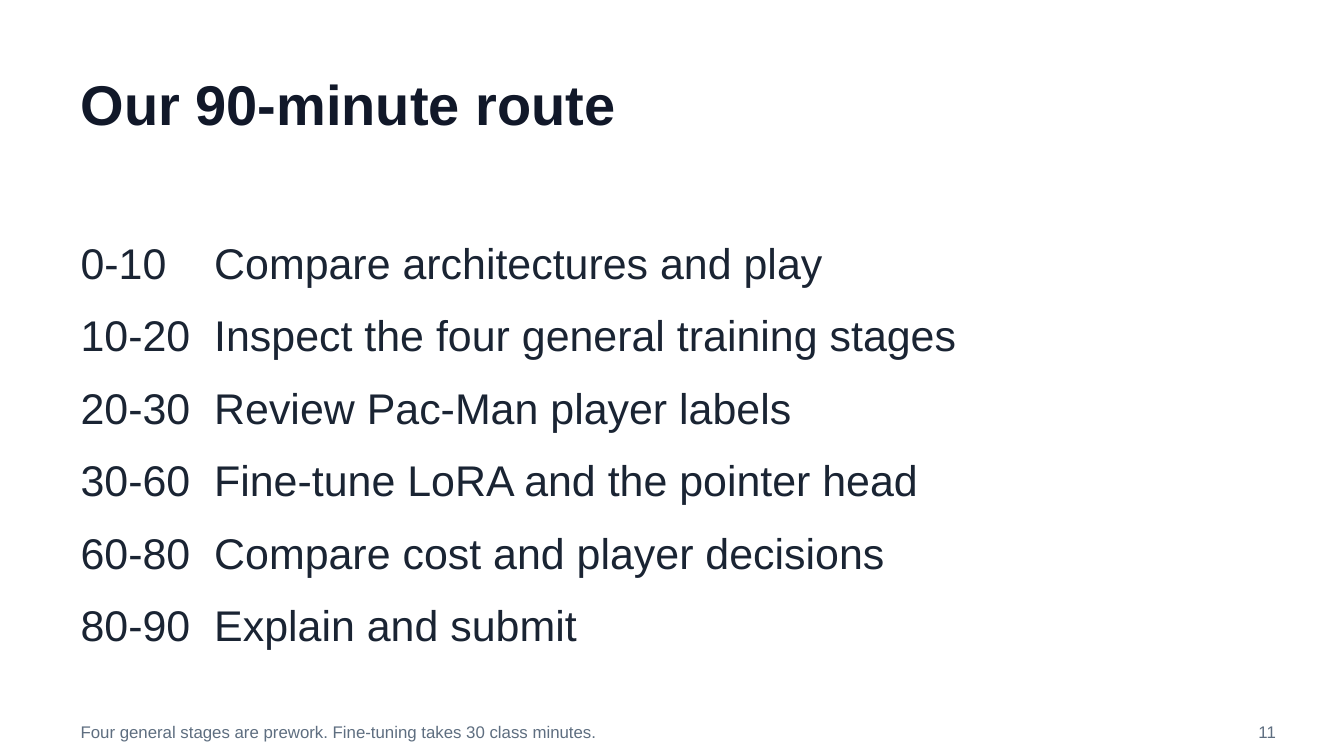
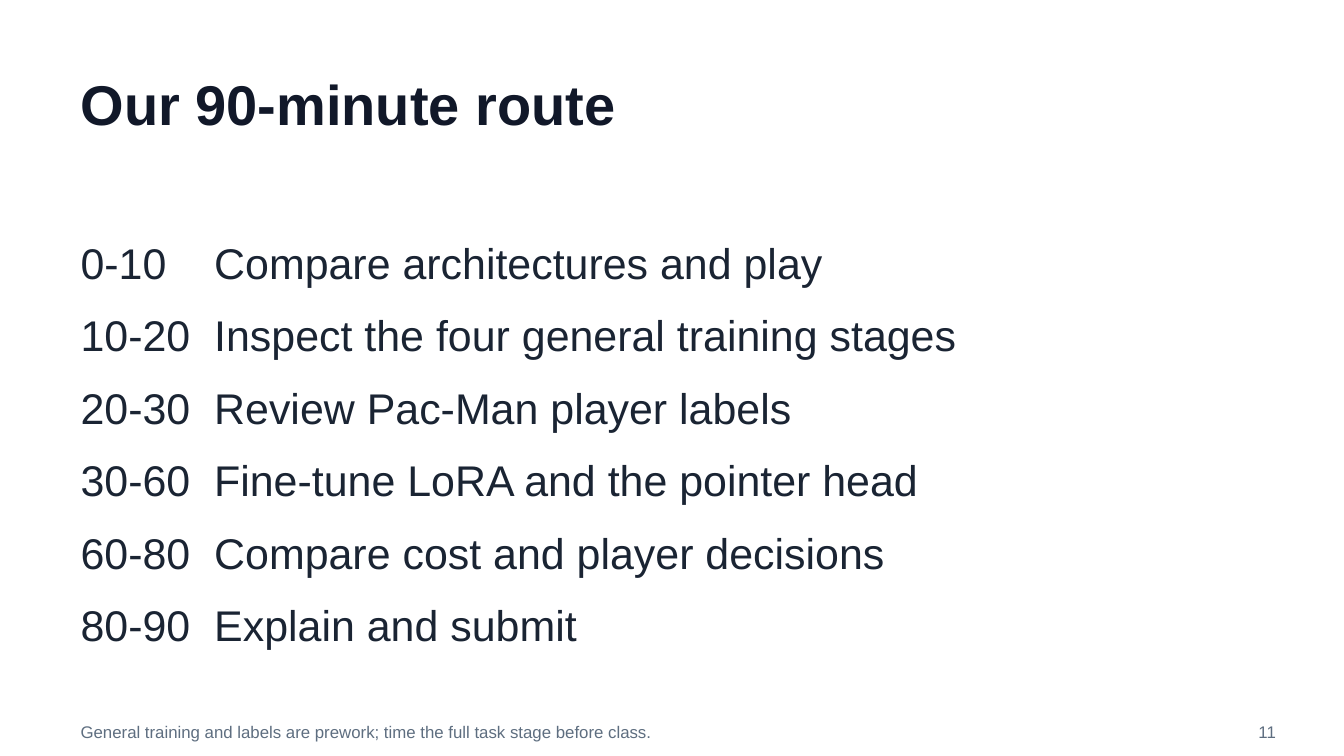
Before and after one commit to huixu11/QPlusLearning, a slide deck: slide 11 of labs/lab-01-kev-pacman/slides/pacman-lab.pptx. Drawn at 1344x756 pixels with LibreOffice and Linux fonts; fonts in the diff are those of the drawing. Boxes give left, top, right and bottom in pixels: in the first picture for what was removed or moved away, otherwise in the second. Text is boxed around its words. In the diff, an @@ line names an element or a change of style, - is before the commit and + after.

```diff
--- a/labs/lab-01-kev-pacman/slides/pacman-lab.pptx
+++ b/labs/lab-01-kev-pacman/slides/pacman-lab.pptx
@@ text at (81, 726, 651, 742): text changed @@
-Four general stages are prework. Fine-tuning takes 30 class minutes.
+General training and labels are prework; time the full task stage before class.
```
Also in this commit, not shown: 10 other slides changed, 7 other files.
